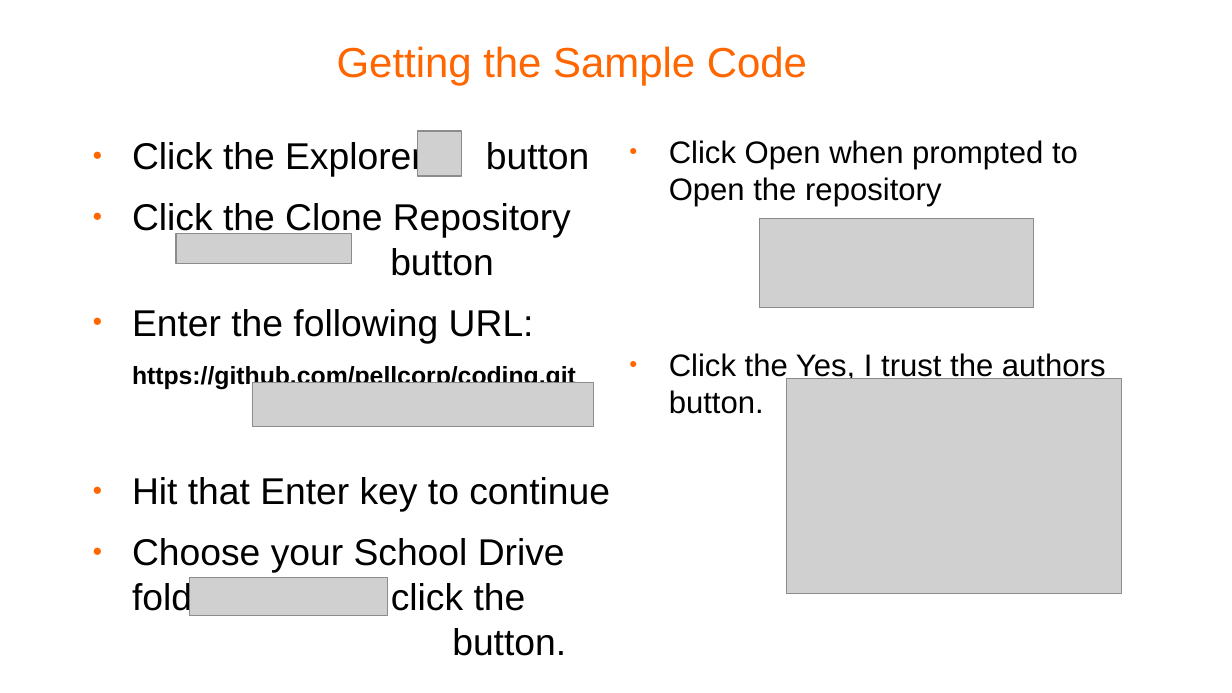
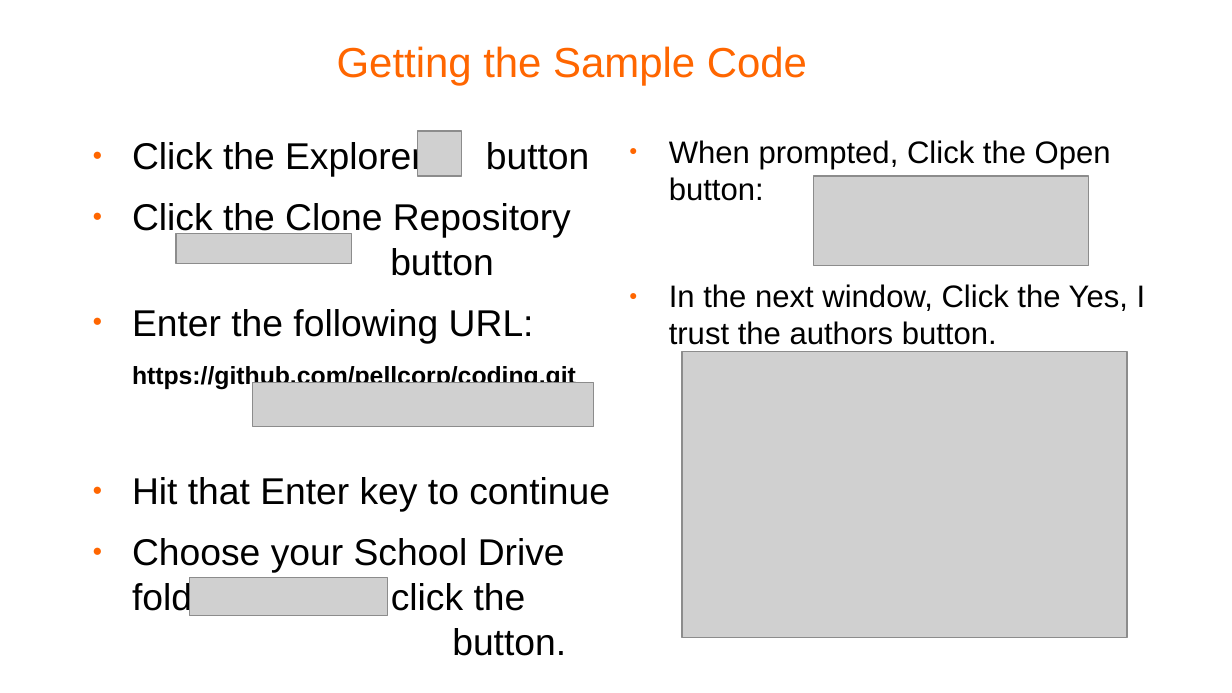
Before and after one commit to pellcorp/coding, a slide deck: slide 13 of docs/windows fundamentals.odp. Drawn at 1232x693 pixels with LibreOffice and Linux fonts; fonts in the diff are those of the drawing; grey boxes stand for pictures; background and template pictures are left out. Boxes give left, top, right and bottom in pixels: in the first picture for what was removed or moved away, otherwise in the second. Text is boxed around its words. In the diff, an @@ line names an element or a change of style, - is before the commit and + after.

```diff
--- a/docs/windows fundamentals.odp
+++ b/docs/windows fundamentals.odp
@@ text at [669, 140, 1146, 345]: text changed @@
-● Click Open when prompted to Open the repository
-● Click the Yes, I trust the authors button.
+● When prompted, Click the Open button:
+● In the next window, Click the Yes, I trust the authors button.
@@ picture: place and size @@
-picture at [760, 219, 1035, 309]
+picture at [814, 176, 1089, 265]
@@ picture: place and size @@
-picture at [787, 378, 1122, 594]
+picture at [682, 351, 1127, 637]
```
Also in this commit, not shown: 6 other slides changed, 1 other file.
